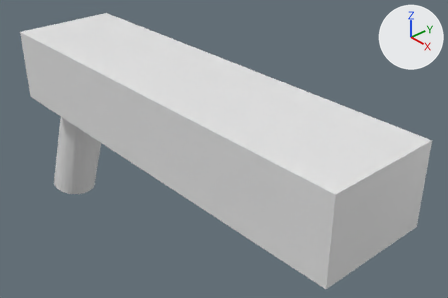
The Blender file blenderStuff/basicBase.blend: old version first, new version second.
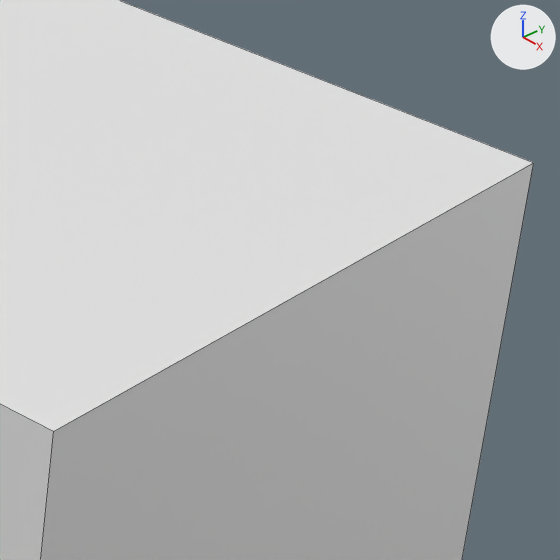
The first picture shows the older version from a 50 mm camera at (0.581, -0.297, 0.331) aimed at (0.201, 0.042, 0.055). The close-ups show both versions on the part from 72% to 98% of the width and 36% to 74% of the height of that picture; other places that the commit changed are outside them. Lighting does not change. The marker at upper right points along +X, +Y and +Z. The close-ups show mesh edges as thin lines.

Before the edit, the objects in view are built like this:
```python
me_cylinder_001 = bpy.data.meshes.new('Cylinder.001')
me_cylinder_001.from_pydata(...)  # 112 vertices, 78 faces; spans x -34.3..5.3, y -6.7..6.7, z -8.6..28.2
ob_cylinder = bpy.data.objects.new('Cylinder', me_cylinder_001)
ob_cylinder.location = (0.0, 0.0, 0.0)
ob_cylinder.rotation_euler = (0.0, -0.393, 3.142)  # degrees (0, -23, 180)
ob_cylinder.scale = (0.01, 0.0075, 0.01)
```
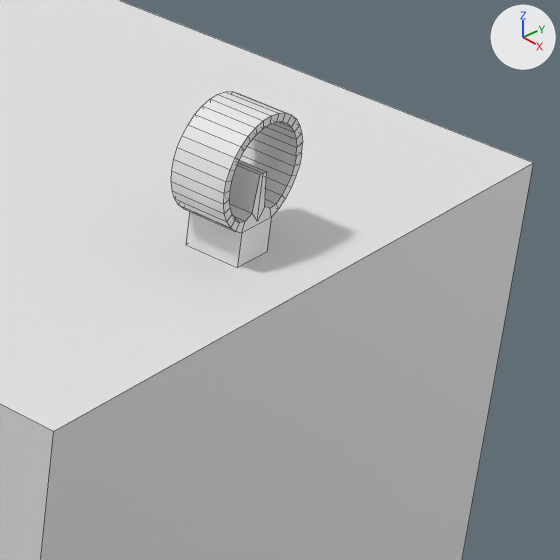
Boxes (x1, y1, x2, y2) around the edits, measured in the close-ups (560 x 560 px):
'FrontSight', added: after (171, 91, 303, 268)

The edits, one by one:
Mesh me_cylinder is new.
It has 132 vertices, 128 faces and spans x -1.0..1.55, y -1.0..1.0, z -1.0..1.0.
Object 'FrontSight' (ob_frontsight) is new; it shows me_cylinder.
Its location is (0.387, 0.0, 0.1515).
Its rotation in degrees is (0, 90, 0).
Its scale is (0.008, 0.008, 0.004).
